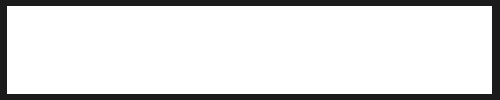
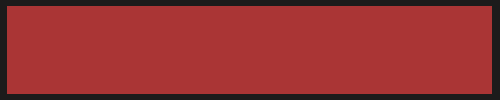
Layer changes from the first 500×100 image to the second:
added layer "Taso 3" above "Taso 1" over 7, 6, 492, 94
